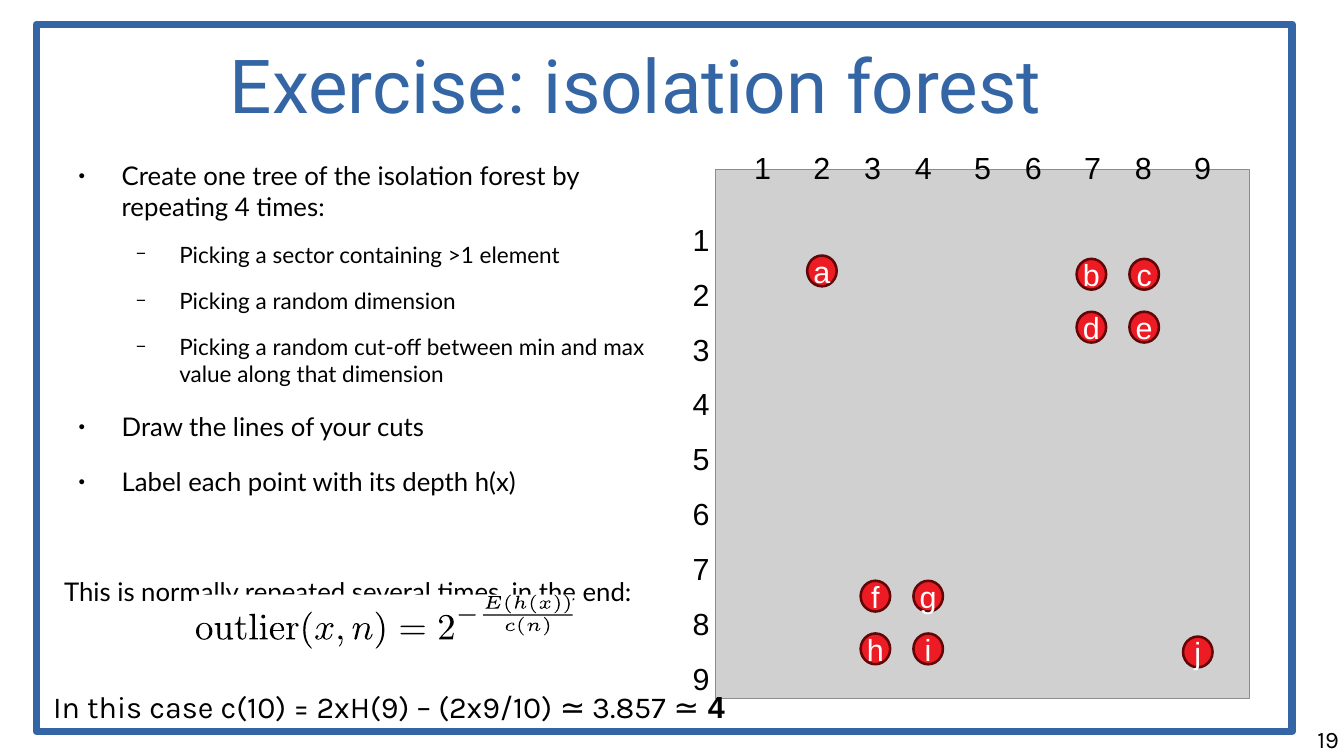
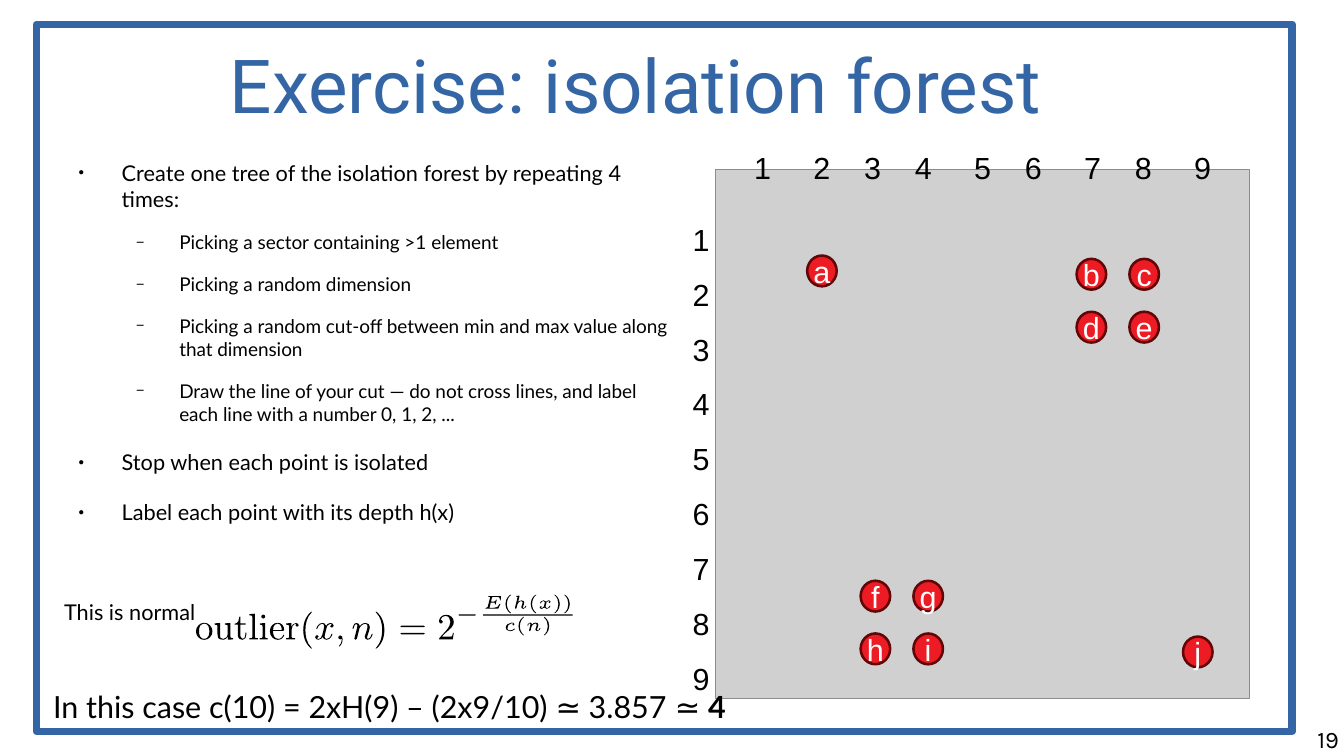
Before and after one commit to chatox/data-mining-course, a slide deck: slide 19 of theory/odp/tt21_outliers_isolation.odp. Drawn at 1344x756 pixels with LibreOffice and Linux fonts; fonts in the diff are those of the drawing; grey boxes stand for pictures. Boxes give left, top, right and bottom in pixels: in the first picture for what was removed or moved away, otherwise in the second. Text is boxed around its words. In the diff, an @@ line names an element or a change of style, - is before the commit and + after.

Commit message:
line crossing

```diff
--- a/theory/odp/tt21_outliers_isolation.odp
+++ b/theory/odp/tt21_outliers_isolation.odp
@@ text at (64, 165, 667, 625): size 15.2 to 12.8 pt in "Create one tree of the isolation forest ...", "Label each point with its depth h(x)", "This is normally repeated several times, in ..."; size 13.3 to 11.2 pt in "Picking a sector containing >1 element", "Picking a random dimension", "Picking a random cut-off between min and ..." @@
@@ text at (122, 384, 637, 474): text changed; size 15.2 to 11.2 pt @@
-● Draw the lines of your cuts
+  − Draw the line of your cut — do not cross lines, and label each line with a number 0, 1, 2, ...
+● Stop when each point is isolated
@@ text "In this case c(10) = ..." at (53, 692, 726, 723): font Karla to Lato; font Arial to Lato in "≃ 4" @@
```
Also in this commit, not shown: 11 other slides changed, 1 slide added, 1 slide removed, 1 other file.
